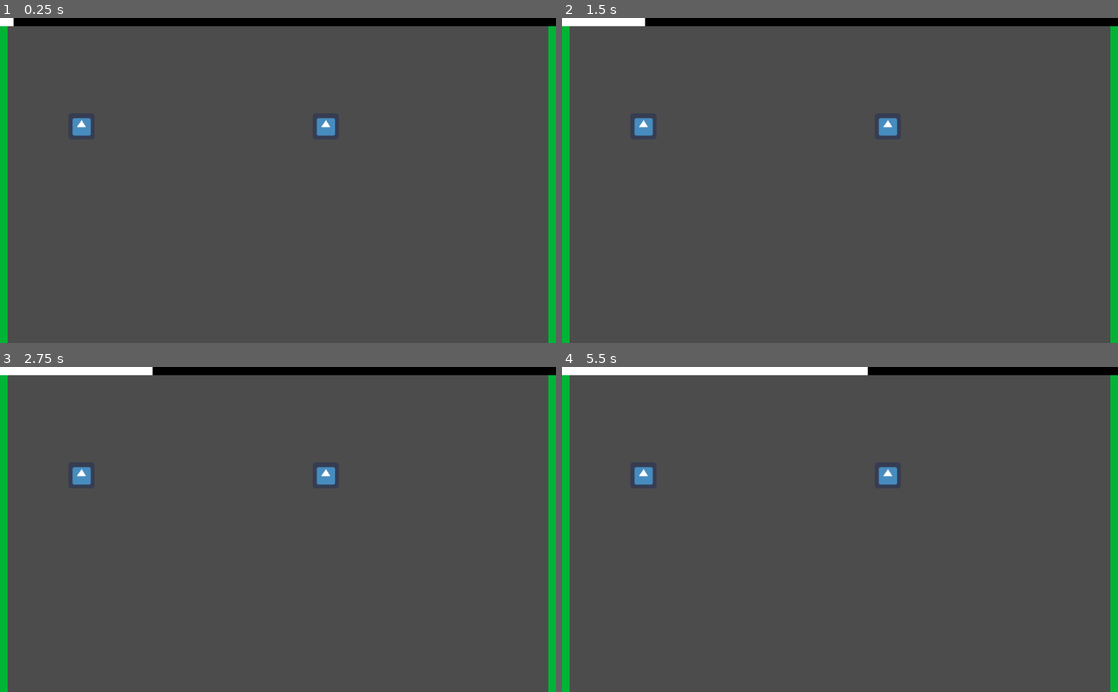
Above: before the commit, frames 1-4 (two rows, left to right).
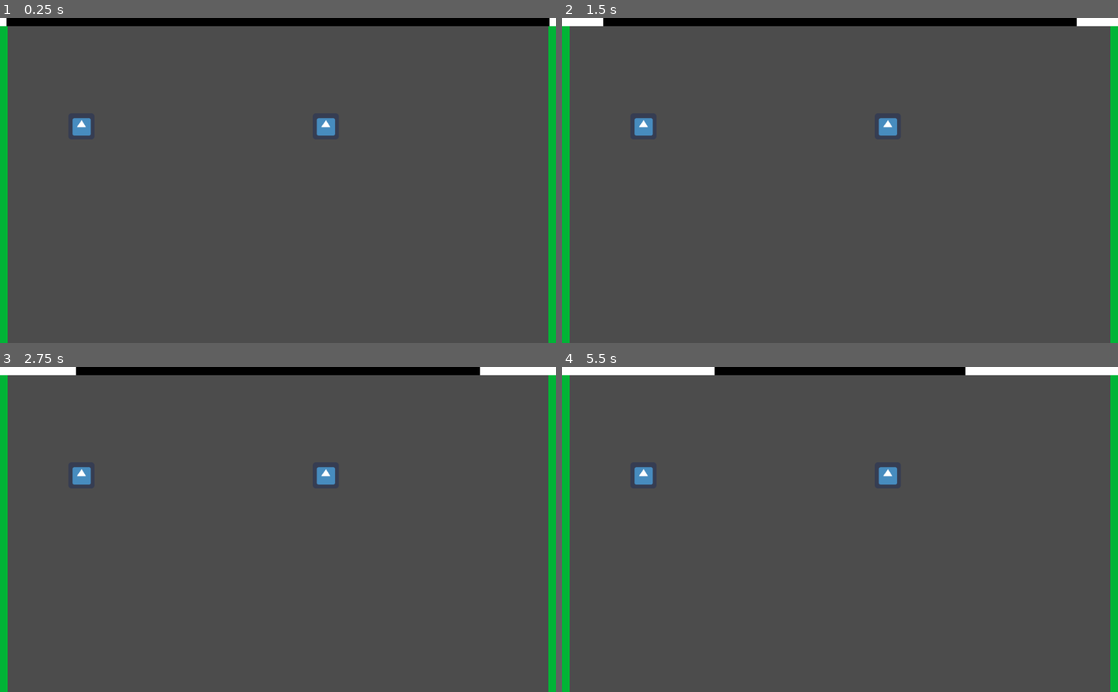
Above: after the commit, the same moments.

Repository: SamBumgardner/power-up-ld-51
Game: Godot game, scene res://scenes/Gameplay.tscn
Same seed, same stepped clock (60 frames per second), same inputs: the game is played once before the commit and once after it. The engine's default icon, where the game draws it, is replaced by a stand-in: a white triangle on a blue panel in a dark square.
Inputs:
- Up to frame 1 (0.25 s): no input
- Up to frame 2 (1.5 s): no input
- Up to frame 3 (2.75 s): no input
- Up to frame 4 (5.5 s): no input

The runs differ from the first frame. In frame 1, less than 0.1% of the frame differs, in the area x 1-100%, y 0-3%; in frame 2, 0.4%; in frame 3, 0.7%; in frame 4, 1.4%, in the area x 27-100%, y 0-3%.

Commit message:
adjusted upgrade progress for visual appeal

Diff:
--- a/scenes/Gameplay.tscn
+++ b/scenes/Gameplay.tscn
@@ -1,15 +1,9 @@
-[gd_scene load_steps=7 format=2]
+[gd_scene load_steps=5 format=2]
 
 [ext_resource path="res://scenes/Player.tscn" type="PackedScene" id=1]
-[ext_resource path="res://scenes/UpgradeProgress.gd" type="Script" id=2]
+[ext_resource path="res://scenes/UpgradeProgress.tscn" type="PackedScene" id=2]
 [ext_resource path="res://scenes/Gameplay.gd" type="Script" id=3]
 [ext_resource path="res://scenes/PlayerHealthBar.tscn" type="PackedScene" id=4]
-
-[sub_resource type="StyleBoxFlat" id=1]
-bg_color = Color( 1, 1, 1, 1 )
-
-[sub_resource type="StyleBoxFlat" id=2]
-bg_color = Color( 0, 0, 0, 1 )
 
 [node name="Gameplay" type="Node"]
 script = ExtResource( 3 )
@@ -26,20 +20,6 @@
 
 [node name="Projectiles" type="Node" parent="."]
 
-[node name="UpgradeProgress" type="ProgressBar" parent="."]
-margin_right = 1024.0
-margin_bottom = 15.0
-grow_horizontal = 2
-size_flags_horizontal = 0
-custom_styles/fg = SubResource( 1 )
-custom_styles/bg = SubResource( 2 )
-percent_visible = false
-script = ExtResource( 2 )
-
-[node name="UpgradeTimer" type="Timer" parent="UpgradeProgress"]
-wait_time = 10.0
-autostart = true
-
 [node name="HealthBarP1" parent="." instance=ExtResource( 4 )]
 margin_top = 15.0
 margin_bottom = 0.0
@@ -52,3 +32,5 @@
 margin_bottom = 585.0
 rect_rotation = 180.0
 player_path = NodePath("../Player2")
+
+[node name="UpgradeProgress" parent="." instance=ExtResource( 2 )]
--- a/scenes/UpgradeProgress.gd
+++ b/scenes/UpgradeProgress.gd
@@ -1,6 +1,12 @@
-extends ProgressBar
+extends Node2D
 
 onready var timer = $UpgradeTimer as Timer
+onready var left_half = $LeftHalf as ProgressBar
+onready var right_half = $RightHalf as ProgressBar
 
 func _process(_delta):
-	value = (timer.wait_time - timer.time_left) / timer.wait_time * 100
+	set_progress(left_half)
+	set_progress(right_half)
+
+func set_progress(bar:ProgressBar):
+	bar.value = (timer.wait_time - timer.time_left) / timer.wait_time * 100
--- /dev/null
+++ b/scenes/UpgradeProgress.tscn
@@ -0,0 +1,37 @@
+[gd_scene load_steps=4 format=2]
+
+[ext_resource path="res://scenes/UpgradeProgress.gd" type="Script" id=1]
+
+[sub_resource type="StyleBoxFlat" id=1]
+bg_color = Color( 1, 1, 1, 1 )
+
+[sub_resource type="StyleBoxFlat" id=2]
+bg_color = Color( 0, 0, 0, 1 )
+
+[node name="UpgradeProgress" type="Node2D"]
+script = ExtResource( 1 )
+
+[node name="UpgradeTimer" type="Timer" parent="."]
+wait_time = 10.0
+autostart = true
+
+[node name="LeftHalf" type="ProgressBar" parent="."]
+margin_right = 512.0
+margin_bottom = 15.0
+grow_horizontal = 2
+size_flags_horizontal = 0
+custom_styles/fg = SubResource( 1 )
+custom_styles/bg = SubResource( 2 )
+percent_visible = false
+
+[node name="RightHalf" type="ProgressBar" parent="."]
+margin_left = 1024.0
+margin_top = 15.0
+margin_right = 1536.0
+margin_bottom = 30.0
+grow_horizontal = 2
+rect_rotation = 180.0
+size_flags_horizontal = 0
+custom_styles/fg = SubResource( 1 )
+custom_styles/bg = SubResource( 2 )
+percent_visible = false
